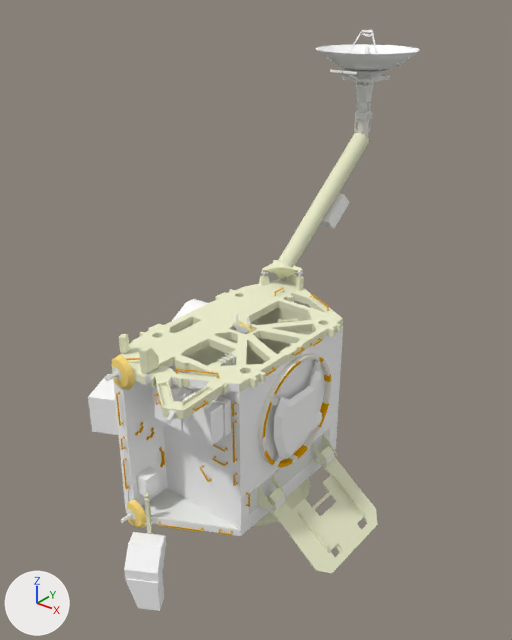
The Blender file Mesh/iss_z1_truss.blend, before and after one commit.
Camera for both pictures: a 50 mm camera at (4.89, -5.49, 4.51) aimed at (0.2, 0.38, 0.87). The axes (+X, +Y, +Z) are drawn at lower left. The lights are the same throughout.

Objects in the first picture: 'iss_z1_truss', 'ku_band_antenna.001', 'ku_band_antenna.002', 'sasa', 'tray'.
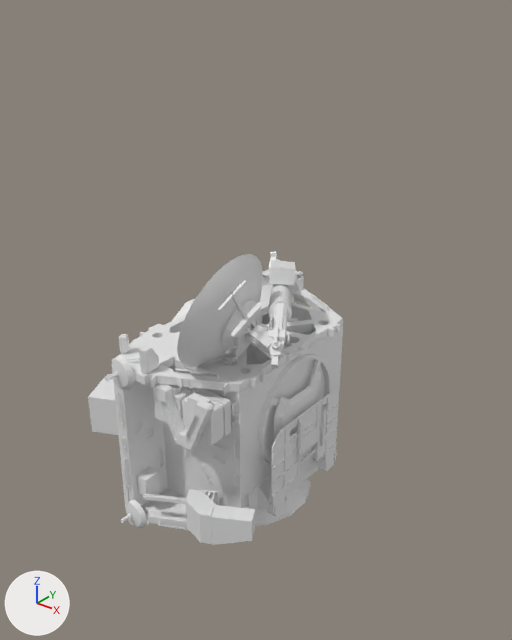
Boxes [x1, y1, x2, y2] around the edits, measured in the pictures (512 x 640 px):
'iss_z1_truss', reshaped
    before: [88, 271, 343, 536]
    after: [88, 271, 343, 530]
'ku_band_antenna.002', turned
    before: [316, 29, 420, 113]
    after: [177, 254, 285, 367]
'tray', turned
    before: [266, 446, 378, 574]
    after: [267, 393, 339, 516]
'sasa', turned
    before: [124, 492, 166, 611]
    after: [143, 489, 255, 545]
'ku_band_antenna.001', turned
    before: [261, 102, 372, 280]
    after: [262, 251, 303, 368]
'keel', added
    after: [154, 384, 214, 457]
part 1 of me_z1_ext_01, deleted
    before: [154, 393, 208, 424]
part 2 of me_z1_ext_01, cut back
    before: [155, 374, 225, 419]
    after: [155, 375, 225, 391]
part 3 of me_z1_ext_01, recoloured
    both: [105, 271, 325, 523]
part 4 of me_z1_ext_01, recoloured
    both: [172, 299, 195, 321]
part 5 of me_z1_ext_01, recoloured
    both: [116, 293, 331, 530]
part 6 of me_z1_ext_01, recoloured
    both: [258, 354, 331, 465]
part 7 of me_z1_ext_01, recoloured
    both: [144, 375, 240, 392]
part 8 of me_z1_ext_01, recoloured
    both: [88, 326, 343, 528]
part 9 of me_z1_ext_01, recoloured
    both: [112, 275, 343, 526]
part 10 of me_z1_ext_01, recoloured (yellow to white)
    both: [112, 354, 147, 528]

What the commit changed:
me_z1_ext_01 is used by ob_iss_z1_truss; location (0.0, 0.0, 0.0); scale (0.177, 0.177, 0.177).
me_z1_ext_01 had 6667 vertices, 5156 faces, 5 loose edges and spanned x -5.8..7.3, y -10.3..9.0, z -6.7..6.9.
me_z1_ext_01 no longer uses material mat_default_smooth (white #fdfdfd).
me_z1_ext_01 no longer uses material mat_side_aft (white #fdfdfd).
me_z1_ext_01 no longer uses material mat_truss (white #eff1d0).
me_z1_ext_01 now has 6241 vertices, 4824 faces, 5 loose edges and spans x -5.8..7.3, y -9.3..9.0, z -6.7..6.9.
me_z1_ext_01 part 1: 12 loose pieces with 290 vertices, spanning x 2.6..5.7, y -10.3..-6.8, z 4.9..5.4, are deleted.
Part 2, on me_z1_ext_01:
136 vertices are removed from x 1.8..5.5, y -9.8..-5.8, z 4.9..5.5.
122 faces are deleted.
5 new faces join them.
me_z1_ext_01 part 3: 418 faces spanning x -2.1..7.2, y -9.3..9.0, z -5.5..6.8 switch from mat_capture_latch (white #ebede8) to mat_iss_cbm (white #e7e7e7).
me_z1_ext_01 part 4: 13 faces spanning x -4.7..-2.4, y -5.5..5.1, z -5.6..4.8 switch from mat_giros_cover (white #ffffff) to mat_iss_cbm (white #e7e7e7).
me_z1_ext_01 part 5: 3043 faces spanning x -2.7..6.4, y -8.6..7.8, z -5.8..5.7 switch from mat_handrail (yellow #e7a300) to mat_iss_cbm (white #e7e7e7).
me_z1_ext_01 part 6: 110 faces spanning x 5.9..6.4, y -3.8..3.5, z -2.6..4.7 switch from mat_hatch_allum (white #f1eee3) to mat_iss_cbm (white #e7e7e7).
me_z1_ext_01 part 7: 17 faces spanning x -2.4..6.0, y -8.4..8.1, z -5.4..5.4 switch from mat_sgant_white (white #ffffff) to mat_iss_cbm (white #e7e7e7).
me_z1_ext_01 part 8: 190 faces spanning x -4.0..6.7, y -9.0..8.8, z -5.4..4.9 switch from mat_shroud (white #ffffff) to mat_iss_cbm (white #e7e7e7).
me_z1_ext_01 part 9: 629 faces spanning x -2.8..7.3, y -8.4..8.2, z -6.7..6.9 switch from mat_structure (white #eff1d0) to mat_iss_cbm (white #e7e7e7).
me_z1_ext_01 part 10: 359 faces spanning x -0.8..2.6, y -8.6..8.2, z -6.3..6.3 switch from mat_trunion_17 (yellow #ffe080) to mat_iss_cbm (white #e7e7e7).
Mesh me_z1_ext_01_005 is new.
It has 426 vertices, 332 faces and spans x -1.66..2.22, y -3.63..0.86, z 0.01..0.57.
It uses material mat_iss_cbm (white #e7e7e7).
Object 'ku_band_antenna.001' (ob_ku_band_antenna_001) turns from (0, 0, 0) to (124, -1, 32) degrees about x, y and z.
Object 'ku_band_antenna.002' (ob_ku_band_antenna_002) turns from (0, 0, 0) to (178, -57, -178) degrees about x, y and z.
Object 'tray' (ob_tray) turns from (0, 0, 0) to (0, -128, 0) degrees about x, y and z.
Object 'sasa' (ob_sasa) turns from (0, 0, 0) to (90, -60, -61) degrees about x, y and z.
Object 'keel' (ob_keel) is new; it shows me_z1_ext_01_005.
Its location is (0.66, -1.29, 0.86).
Its rotation in degrees is (90, 26, 0.2).
Its scale is (0.177, 0.177, 0.177).
